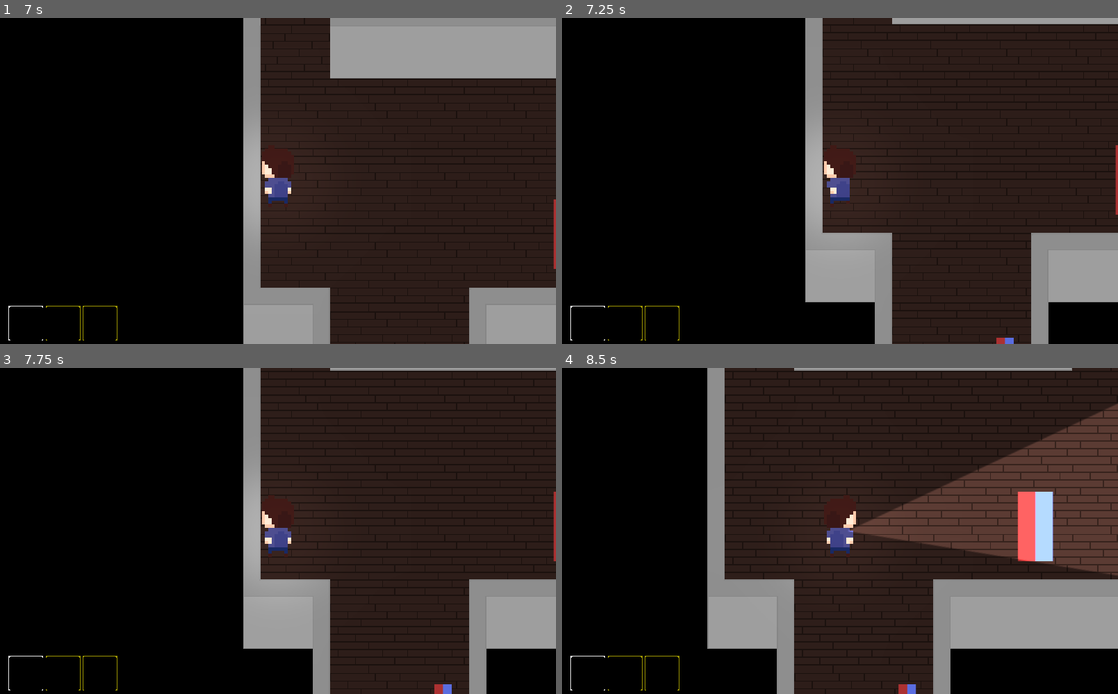
Above: before the commit, frames 1-4 (two rows, left to right).
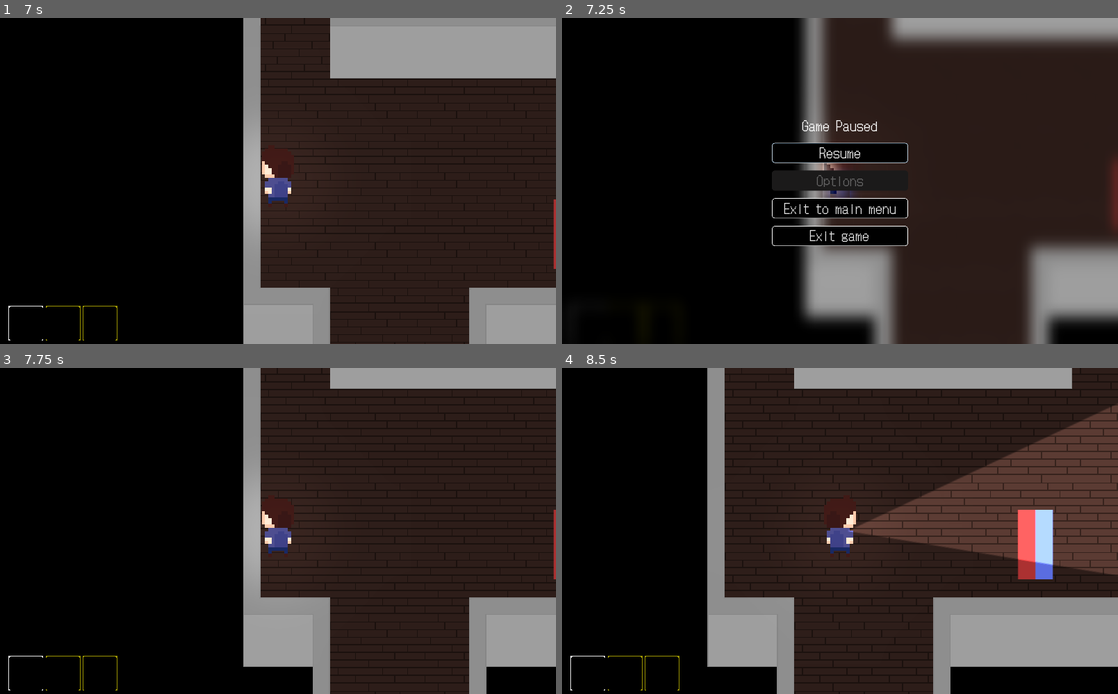
Above: after the commit, the same moments.

Repository: MetSpek/UntitledGhostGame
Game: Godot game, scene res://World/Menus/MainMenu.tscn
Same seed, same stepped clock (60 frames per second), same inputs: the game is played once before the commit and once after it.
Inputs (mouse positions are in pixels of both pictures, inside the frame that each line leads up to):
- Up to frame 1 (7 s): click "Start Game" at 0.5 s; click "easy" at 1.25 s; click "easy" at 2 s; click "Start Game" at 2.75 s; tap Enter at 3.5 s; move the mouse to (250, 246) at 3.52 s; hold Q (Drop) 3.53-4.28 s; hold W (Walk_Up) 3.53-5.03 s; move the mouse to (444, 229) at 4.27 s; tap F (Flashlight) at 4.35 s; move the mouse to (111, 132) at 5.02 s; hold E (Interact) 5.03-5.78 s; hold A (Walk_Left) 5.03-6.53 s; move the mouse to (305, 181) at 5.77 s; click (305, 181) at 5.85 s; move the mouse to (194, 99) at 6.52 s; hold S (Walk_Down) from 6.53 s (still down); hold Q (Drop) from 6.53 s (still down)
- Up to frame 2 (7.25 s): keep holding S (Walk_Down); keep holding Q (Drop); tap Escape (Pause_Game, bound only after the commit) at 7.15 s
- Up to frame 3 (7.75 s): release S (Walk_Down) at 7.25 s; release Q (Drop) at 7.25 s; click (278, 501) at 7.25 s, where only the run after the commit has a clickable "Resume"
- Up to frame 4 (8.5 s): tap Space at 8 s; move the mouse to (962, 514) at 8.02 s; hold D (Walk_Right) from 8.03 s (still down); tap F (Flashlight) at 8.1 s

Frame 1 is identical in both runs. In frame 2, 15% of the frame differs, in the area x 1-100%, y 0-100%; in frame 3, 5.4%; in frame 4, 13%.

Commit message:
Version 0.0.2.10
- Added pause menu

Diff:
--- a/Untitled Ghost Game/GUI/Item Storage.tscn
+++ b/Untitled Ghost Game/GUI/Item Storage.tscn
@@ -5,7 +5,6 @@
 
 [node name="ItemStorage" type="Popup" groups=["ItemStorage"]]
 pause_mode = 2
-visible = true
 anchor_right = 1.0
 anchor_bottom = 1.0
 theme = ExtResource( 1 )
--- a/Untitled Ghost Game/Other/GlobalGameHandler.gd
+++ b/Untitled Ghost Game/Other/GlobalGameHandler.gd
@@ -13,3 +13,12 @@
 
 var accumulated_xp = 0
 var accumulated_money = 0
+
+
+func _unhandled_input(event):
+	if event.is_action_pressed("Pause_Game"):
+			pause_game()
+
+
+func pause_game():
+	get_tree().call_group("PauseMenu", "pause_game")
--- a/Untitled Ghost Game/Player/PlayerCharacter.gd
+++ b/Untitled Ghost Game/Player/PlayerCharacter.gd
@@ -49,6 +49,7 @@
 		switch_holding("up")
 	elif event.is_action_pressed("Inventory_Down"):
 		switch_holding("down")
+
 
 #MOVEMENT
 func look_at_cursor():
--- a/Untitled Ghost Game/World/LevelTemplate.tscn
+++ b/Untitled Ghost Game/World/LevelTemplate.tscn
@@ -12,6 +12,7 @@
 [ext_resource path="res://World/Objects/Props/Storage.tscn" type="PackedScene" id=10]
 [ext_resource path="res://World/LevelTemplate.gd" type="Script" id=11]
 [ext_resource path="res://World/Objects/Props/ExitLevel.tscn" type="PackedScene" id=12]
+[ext_resource path="res://World/Menus/PauseMenu.tscn" type="PackedScene" id=13]
 
 [sub_resource type="OccluderPolygon2D" id=12]
 cull_mode = 2
@@ -289,8 +290,9 @@
 [node name="UI" parent="." instance=ExtResource( 4 )]
 
 [node name="ItemStorage" parent="UI" instance=ExtResource( 6 )]
-visible = false
 margin_left = -5.0
 margin_top = -6.0
 margin_right = -5.0
 margin_bottom = -6.0
+
+[node name="PauseMenu" parent="." instance=ExtResource( 13 )]
--- /dev/null
+++ b/Untitled Ghost Game/World/Menus/PauseMenu.gd
@@ -0,0 +1,27 @@
+extends CanvasLayer
+
+func pause_game():
+	get_tree().paused = true
+	$PauseMenuPopup.popup()
+
+
+func _on_ResumeButton_pressed():
+	get_tree().paused = false
+	$PauseMenuPopup.hide()
+
+
+func _on_OptionsButton_pressed():
+	pass # Replace with function body.
+
+
+func _on_MainMenuButton_pressed():
+	get_tree().paused = false
+	get_tree().change_scene("res://World/Menus/MainMenu.tscn")
+
+
+func _on_ExitGameButton_pressed():
+	get_tree().quit()
+
+
+func _on_PauseMenuPopup_popup_hide():
+	get_tree().paused = false
--- /dev/null
+++ b/Untitled Ghost Game/World/Menus/PauseMenu.tscn
@@ -0,0 +1,90 @@
+[gd_scene load_steps=5 format=2]
+
+[ext_resource path="res://World/Menus/PauseMenu.gd" type="Script" id=1]
+[ext_resource path="res://Assets/Theme/Main.tres" type="Theme" id=2]
+
+[sub_resource type="Shader" id=1]
+code = "shader_type canvas_item;
+
+uniform float blur_amount : hint_range(0, 5);
+
+void fragment() {
+	COLOR = textureLod(SCREEN_TEXTURE, SCREEN_UV, blur_amount);
+}"
+
+[sub_resource type="ShaderMaterial" id=2]
+render_priority = 2
+shader = SubResource( 1 )
+shader_param/blur_amount = 3.0
+
+[node name="PauseMenu" type="CanvasLayer" groups=["PauseMenu"]]
+pause_mode = 2
+script = ExtResource( 1 )
+
+[node name="PauseMenuPopup" type="Popup" parent="."]
+visible = true
+anchor_right = 1.0
+anchor_bottom = 1.0
+theme = ExtResource( 2 )
+
+[node name="ColorRect" type="ColorRect" parent="PauseMenuPopup"]
+material = SubResource( 2 )
+anchor_right = 1.0
+anchor_bottom = 1.0
+color = Color( 1, 1, 1, 0 )
+
+[node name="PauseMenuContainer" type="VBoxContainer" parent="PauseMenuPopup"]
+anchor_left = 0.5
+anchor_top = 0.5
+anchor_right = 0.5
+anchor_bottom = 0.5
+margin_left = -20.0
+margin_top = -20.0
+margin_right = 20.0
+margin_bottom = 20.0
+grow_horizontal = 2
+grow_vertical = 2
+rect_min_size = Vector2( 150, 0 )
+custom_constants/separation = 15
+alignment = 1
+
+[node name="PauseMenuLabel" type="Label" parent="PauseMenuPopup/PauseMenuContainer"]
+margin_right = 250.0
+margin_bottom = 35.0
+text = "Game Paused"
+align = 1
+
+[node name="ResumeButton" type="Button" parent="PauseMenuPopup/PauseMenuContainer"]
+margin_top = 50.0
+margin_right = 250.0
+margin_bottom = 87.0
+rect_min_size = Vector2( 250, 0 )
+text = "Resume"
+
+[node name="OptionsButton" type="Button" parent="PauseMenuPopup/PauseMenuContainer"]
+margin_top = 102.0
+margin_right = 250.0
+margin_bottom = 139.0
+rect_min_size = Vector2( 250, 0 )
+disabled = true
+text = "Options"
+
+[node name="MainMenuButton" type="Button" parent="PauseMenuPopup/PauseMenuContainer"]
+margin_top = 154.0
+margin_right = 250.0
+margin_bottom = 191.0
+rect_min_size = Vector2( 250, 0 )
+text = "Exit to main menu"
+
+[node name="ExitGameButton" type="Button" parent="PauseMenuPopup/PauseMenuContainer"]
+margin_top = 206.0
+margin_right = 250.0
+margin_bottom = 243.0
+rect_min_size = Vector2( 250, 0 )
+text = "Exit game"
+
+[connection signal="popup_hide" from="PauseMenuPopup" to="." method="_on_PauseMenuPopup_popup_hide"]
+[connection signal="pressed" from="PauseMenuPopup/PauseMenuContainer/ResumeButton" to="." method="_on_ResumeButton_pressed"]
+[connection signal="pressed" from="PauseMenuPopup/PauseMenuContainer/OptionsButton" to="." method="_on_OptionsButton_pressed"]
+[connection signal="pressed" from="PauseMenuPopup/PauseMenuContainer/MainMenuButton" to="." method="_on_MainMenuButton_pressed"]
+[connection signal="pressed" from="PauseMenuPopup/PauseMenuContainer/ExitGameButton" to="." method="_on_ExitGameButton_pressed"]
--- a/Untitled Ghost Game/project.godot
+++ b/Untitled Ghost Game/project.godot
@@ -87,6 +87,11 @@
 , Object(InputEventKey,"resource_local_to_scene":false,"resource_name":"","device":0,"alt":false,"shift":false,"control":false,"meta":false,"command":false,"pressed":false,"scancode":0,"physical_scancode":67,"unicode":0,"echo":false,"script":null)
  ]
 }
+Pause_Game={
+"deadzone": 0.5,
+"events": [ Object(InputEventKey,"resource_local_to_scene":false,"resource_name":"","device":0,"alt":false,"shift":false,"control":false,"meta":false,"command":false,"pressed":false,"scancode":0,"physical_scancode":16777217,"unicode":0,"echo":false,"script":null)
+ ]
+}
 
 [layer_names]
 
Not shown: 1 places in Untitled Ghost Game/World/LevelTemplate.tscn that only renumber resources
